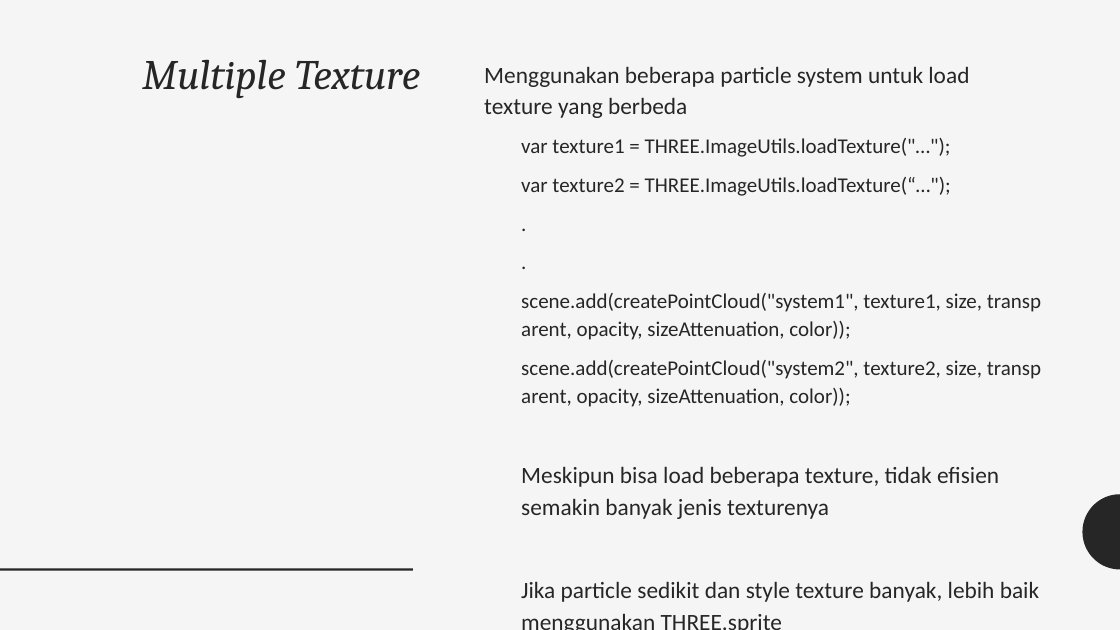
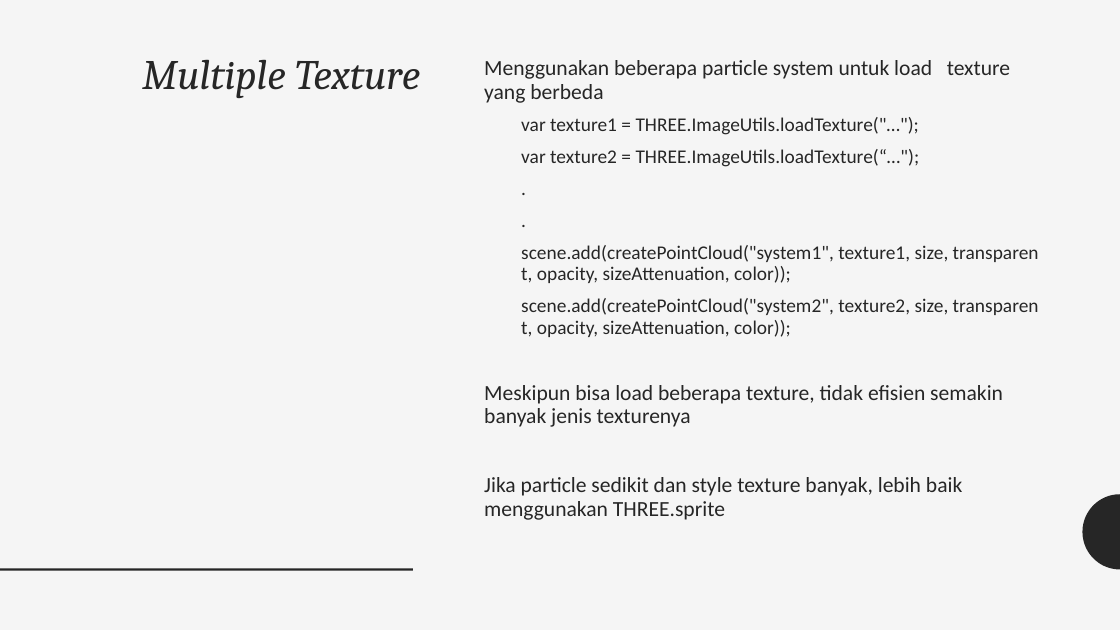
Before and after one commit to grafkom-d-if-its-2019/threejs-presentation-yolo, a slide deck: slide 12 of presentation/Particles, Sprites, and the Point Cloud.pptx. Drawn at 1120x630 pixels with LibreOffice and Linux fonts; fonts in the diff are those of the drawing. Boxes give left, top, right and bottom in pixels: in the first picture for what was removed or moved away, otherwise in the second. Text is boxed around its words. In the diff, an @@ line names an element or a change of style, - is before the commit and + after.

```diff
--- a/presentation/Particles, Sprites, and the Point Cloud.pptx
+++ b/presentation/Particles, Sprites, and the Point Cloud.pptx
@@ text "Menggunakan beberapa particle system untuk ..." at (x1=484, y1=60, x2=1010, y2=520): size 20 to 18.5 pt in "Menggunakan beberapa particle system untuk load texture ...", "Meskipun bisa load beberapa texture, tidak efisien ...", "Jika particle sedikit dan style texture banyak, ..."; size 18 to 16.6 pt in "var texture1 = THREE.ImageUtils.loadTexture("…");", "var texture2 = THREE.ImageUtils.loadTexture(“…");", ".", "." and 2 more places; line spacing 1.12 to 0.92 @@
```
Also in this commit, not shown: 4 other slides changed.
